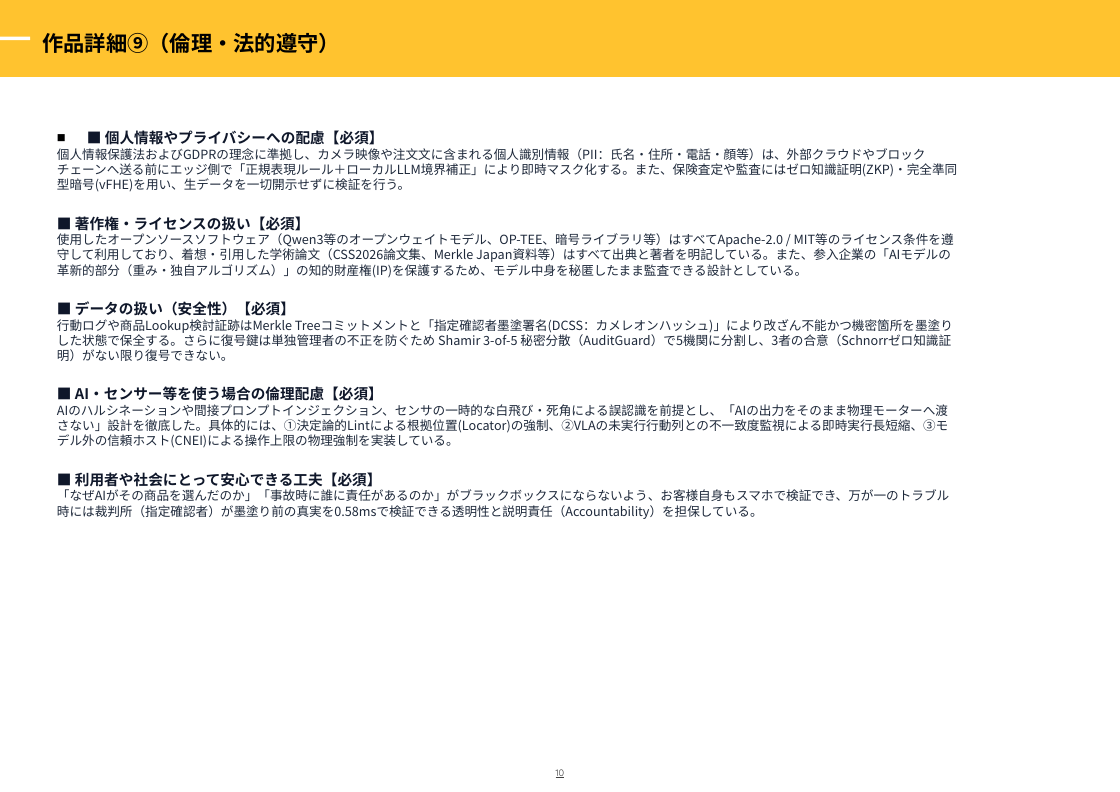
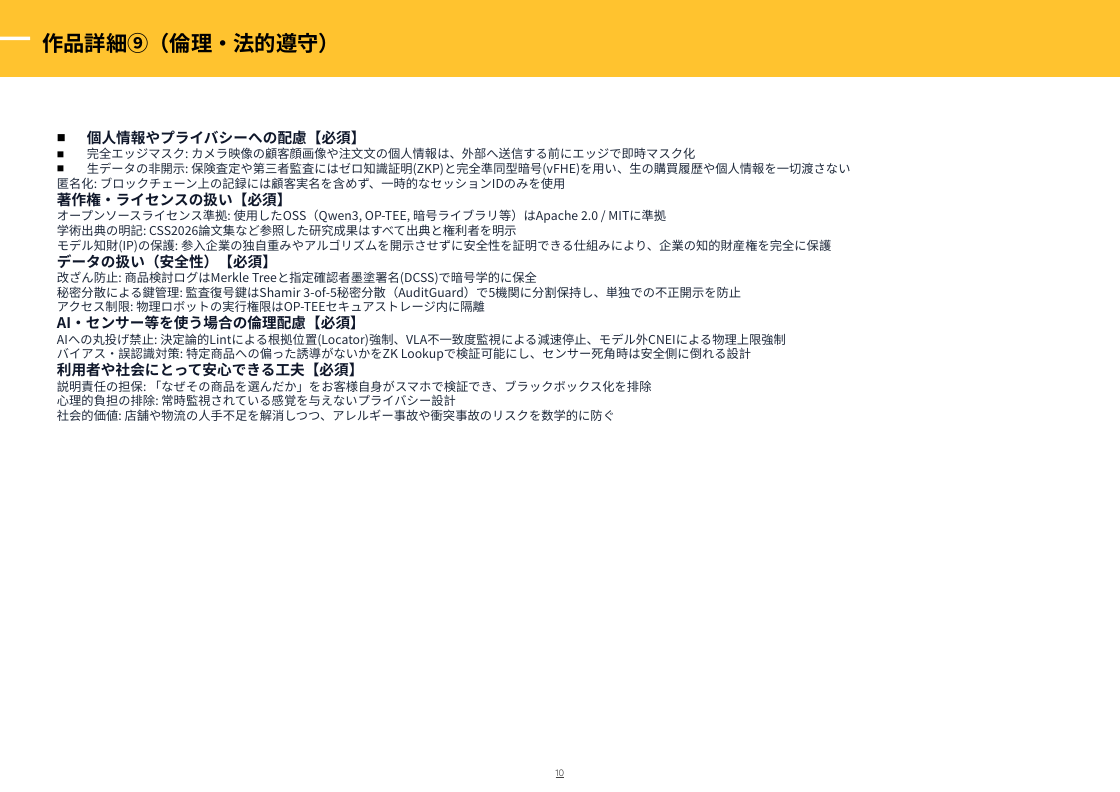
Before and after one commit to sururu-k/ProofPick, a slide deck: slide 11 of md/zenjyocon_entry_sheet_2026.pptx. Drawn at 1120x792 pixels with LibreOffice and Linux fonts; fonts in the diff are those of the drawing; background and template pictures are left out. Boxes give left, top, right and bottom in pixels: in the first picture for what was removed or moved away, otherwise in the second. Text is boxed around its words. In the diff, an @@ line names an element or a change of style, - is before the commit and + after.

```diff
--- a/md/zenjyocon_entry_sheet_2026.pptx
+++ b/md/zenjyocon_entry_sheet_2026.pptx
@@ text at box(57, 130, 850, 421): text changed; size 9.5 to 9.2 pt @@
-■ ■ 個人情報やプライバシーへの配慮【必須】
-個人情報保護法およびGDPRの理念に準拠し、カメラ映像や注文文に含まれる個人識別情報（PII：氏名・住所・電話・顔等）は、外部クラウドやブロックチェーンへ送る前にエッジ側で「正規表現ルール＋ローカルLLM境界補正」により即時マスク化する。また、保険査定や監査にはゼロ知識証明(ZKP)・完全準同型暗号(vFHE)を用い、生データを一切開示せずに検証を行う。
-■ 著作権・ライセンスの扱い【必須】
-使用したオープンソースソフトウェア（Qwen3等のオープンウェイトモデル、OP-TEE、暗号ライブラリ等）はすべてApache-2.0 / MIT等のライセンス条件を遵守して利用しており、着想・引用した学術論文（CSS2026論文集、Merkle Japan資料等）はすべて出典と著者を明記している。また、参入企業の「AIモデルの革新的部分（重み・独自アルゴリズム）」の知的財産権(IP)を保護するため、モデル中身を秘匿したまま監査できる設計としている。
-■ データの扱い（安全性）【必須】
-行動ログや商品Lookup検討証跡はMerkle Treeコミットメントと「指定確認者墨塗署名(DCSS：カメレオンハッシュ)」により改ざん不能かつ機密箇所を墨塗りした状態で保全する。さらに復号鍵は単独管理者の不正を防ぐため Shamir 3-of-5 秘密分散（AuditGuard）で5機関に分割し、3者の合意（Schnorrゼロ知識証明）がない限り復号できない。
-■ AI・センサー等を使う場合の倫理配慮【必須】
-AIのハルシネーションや間接プロンプトインジェクション、センサの一時的な白飛び・死角による誤認識を前提とし、「AIの出力をそのまま物理モーターへ渡さない」設計を徹底した。具体的には、①決定論的Lintによる根拠位置(Locator)の強制、②VLAの未実行行動列との不一致度監視による即時実行長短縮、③モデル外の信頼ホスト(CNEI)による操作上限の物理強制を実装している。
-■ 利用者や社会にとって安心できる工夫【必須】
-「なぜAIがその商品を選んだのか」「事故時に誰に責任があるのか」がブラックボックスにならないよう、お客様自身もスマホで検証でき、万が一のトラブル時には裁判所（指定確認者）が墨塗り前の真実を0.58msで検証できる透明性と説明責任（Accountability）を担保している。
+■ 個人情報やプライバシーへの配慮【必須】
+完全エッジマスク: カメラ映像の顧客顔画像や注文文の個人情報は、外部へ送信する前にエッジで即時マスク化
+生データの非開示: 保険査定や第三者監査にはゼロ知識証明(ZKP)と完全準同型暗号(vFHE)を用い、生の購買履歴や個人情報を一切渡さない
+匿名化: ブロックチェーン上の記録には顧客実名を含めず、一時的なセッションIDのみを使用
+著作権・ライセンスの扱い【必須】
+オープンソースライセンス準拠: 使用したOSS（Qwen3, OP-TEE, 暗号ライブラリ等）はApache 2.0 / MITに準拠
+学術出典の明記: CSS2026論文集など参照した研究成果はすべて出典と権利者を明示
+モデル知財(IP)の保護: 参入企業の独自重みやアルゴリズムを開示させずに安全性を証明できる仕組みにより、企業の知的財産権を完全に保護
+データの扱い（安全性）【必須】
+改ざん防止: 商品検討ログはMerkle Treeと指定確認者墨塗署名(DCSS)で暗号学的に保全
+秘密分散による鍵管理: 監査復号鍵はShamir 3-of-5秘密分散（AuditGuard）で5機関に分割保持し、単独での不正開示を防止
+アクセス制限: 物理ロボットの実行権限はOP-TEEセキュアストレージ内に隔離
+AI・センサー等を使う場合の倫理配慮【必須】
+AIへの丸投げ禁止: 決定論的Lintによる根拠位置(Locator)強制、VLA不一致度監視による減速停止、モデル外CNEIによる物理上限強制
+バイアス・誤認識対策: 特定商品への偏った誘導がないかをZK Lookupで検証可能にし、センサー死角時は安全側に倒れる設計
+利用者や社会にとって安心できる工夫【必須】
+説明責任の担保: 「なぜその商品を選んだか」をお客様自身がスマホで検証でき、ブラックボックス化を排除
+心理的負担の排除: 常時監視されている感覚を与えないプライバシー設計
+社会的価値: 店舗や物流の人手不足を解消しつつ、アレルギー事故や衝突事故のリスクを数学的に防ぐ
```
Also in this commit, not shown: 10 other slides changed.
